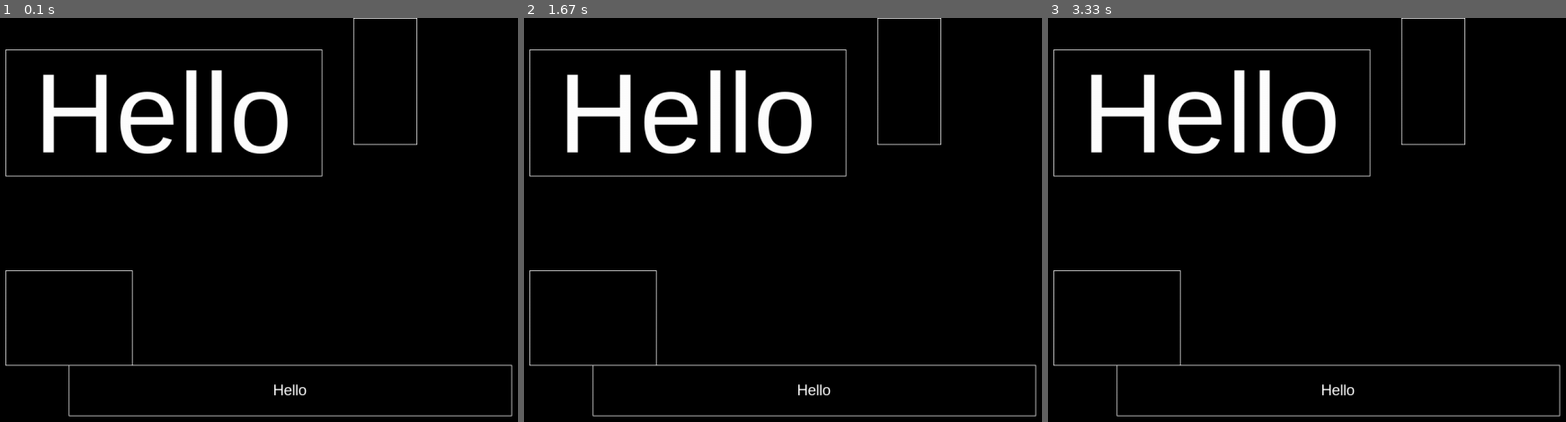
Above: before the commit, frames 1-3 (left to right).
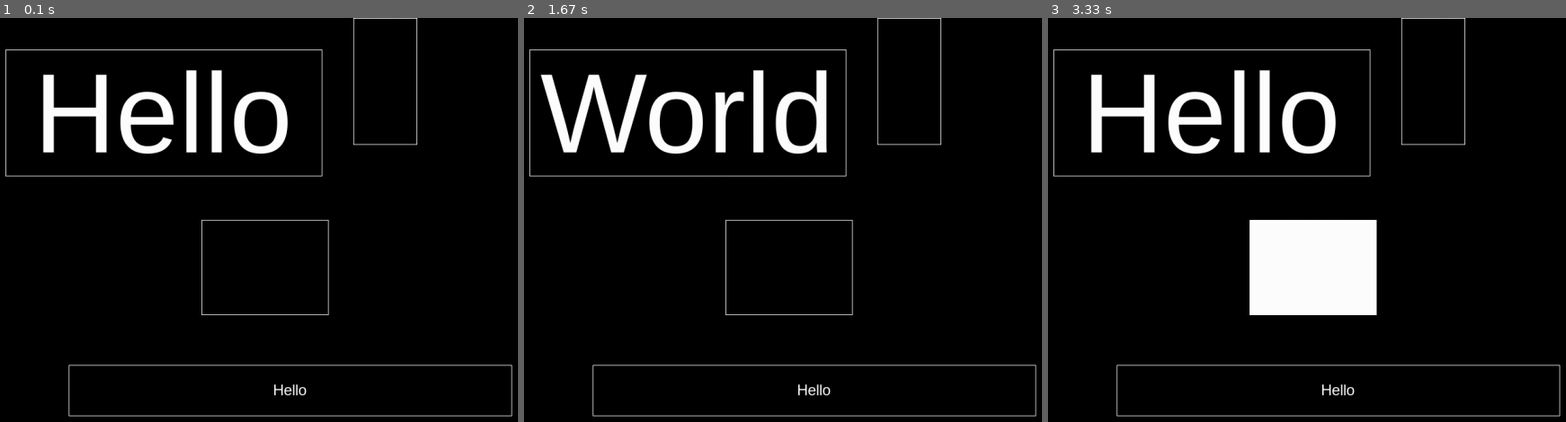
Above: after the commit, the same moments.

Repository: SvenSZim/GPUI
Game: pygame game, started from main.py
The game is run twice, just before and just after one commit, with the same random seed, the same clock (stepped at 60 frames per second) and the same inputs.
Inputs (mouse positions are in pixels of both pictures, inside the frame that each line leads up to):
- Up to frame 1 (0.1 s): no input
- Up to frame 2 (1.67 s): press the mouse at (788, 268) at 0.37 s; move the mouse to (720, 308) at 0.47 s; release the mouse at (648, 349) at 0.6 s; press the mouse at (788, 268) at 0.7 s; move the mouse to (767, 175) at 0.8 s; release the mouse at (741, 82) at 0.93 s; press the mouse at (788, 268) at 1.03 s; move the mouse to (896, 248) at 1.13 s; release the mouse at (1000, 228) at 1.27 s; press the mouse at (788, 268) at 1.37 s; move the mouse to (757, 329) at 1.47 s; release the mouse at (726, 389) at 1.6 s
- Up to frame 3 (3.33 s): press the mouse at (1312, 268) at 1.7 s; move the mouse to (1218, 248) at 1.8 s; release the mouse at (1125, 232) at 1.93 s; press the mouse at (1312, 268) at 2.03 s; move the mouse to (1343, 236) at 2.13 s; release the mouse at (1374, 203) at 2.27 s; press the mouse at (1312, 268) at 2.37 s; move the mouse to (1353, 171) at 2.47 s; release the mouse at (1389, 74) at 2.6 s; press the mouse at (1312, 268) at 2.7 s; move the mouse to (1405, 191) at 2.8 s; release the mouse at (1498, 114) at 2.93 s; press the mouse at (1312, 268) at 3.03 s; move the mouse to (1384, 288) at 3.13 s; release the mouse at (1457, 308) at 3.27 s

The runs differ from the first frame. In frame 1, 0.5% of the frame differs, in the area x 1-64%, y 49-87%; in frame 2, 5.8%; in frame 3, 6.1%.

Commit message:
Simplified creation of UIElements with StaticBody by making them creatable with just their Rect.

Diff:
--- a/main.py
+++ b/main.py
@@ -1,6 +1,7 @@
 import pygame as pg
 from drawer import PygameDrawer, PygameSurface, PygameFont
 
+from ui import Rect
 from ui import InputEvent, InputManager
 from ui import UIRenderer, UIStyleMOON
 
@@ -36,24 +37,21 @@
 
     main_font: UIFont = PygameFont(pg.font.SysFont('Arial', 24))
 
-    objbody1: UIStaticBody = UIStaticBody((600, 0), (100, 200))
-    obj1: UIObjectRenderer = UIObjectRenderer(objbody1)
+    obj1: UIObjectRenderer = UIObjectRenderer(Rect((600, 0), (100, 200)))
 
-    textbody1: UIStaticBody = UIStaticBody((50,50), (500, 200))
-    text1_core: UIText = UIText(textbody1, 'Hello')
+    text1_core: UIText = UIText(Rect((50,50), (500, 200)), 'Hello')
     text1: UIDynamicTextRenderer = UIDynamicTextRenderer(text1_core, 'Arial', 'white')
 
-    textbody2 = UIStaticBody((150,550), (700, 80))
-    text2_core: UIText = UIText(textbody2, 'Hello')
+    text2_core: UIText = UIText(Rect((150,550), (700, 80)), 'Hello')
     text2: UIStaticTextRenderer = UIStaticTextRenderer(text2_core, main_font, 'white')
 
-    textbody = UIDynamicBody((0, 0), (200, 150), relativeObjectsForPosition=(textbody1, textbody2), relativeObjectsForPositionRelationType=(2,0))
-    button_core: UICycleButton = UICycleButton(textbody, numberOfStates=3)
+    textbody = UIDynamicBody((10, -1.0), (200, 150), relativeObjectsForPosition=(text1_core.getBody(), text2_core.getBody()), relativeObjectsForPositionRelationType=(3,1))
+    button_core: UICycleButton = UICycleButton(textbody, numberOfStates=2)
     button: UICycleButtonRenderer = UICycleButtonRenderer(button_core)
     button_core.addTriggerEvent(InputManager.getEvent(InputEvent.MOUSEBUTTONDOWN))
     button_core.addGlobalTriggerEvent(InputManager.getEvent(InputEvent.A_DOWN))
 
-    [button_core.subscribeToButtonEvent(x, switchList, text1, ['Hello World!', 'My', 'name',  'is', 'sven!'], x) for x in range(5)]
+    [button_core.subscribeToButtonEvent(x, switchList, text1, ['Hello', 'World', 'My', 'name',  'is', 'sven!'], x) for x in range(5)]
     button_core.subscribeToButtonEvent(3, setText, text2, 'Moinsen from Button. YOLO ROFL XD :P')
 
     while running:
--- a/ui/objects/UIABC.py
+++ b/ui/objects/UIABC.py
@@ -23,6 +23,16 @@
         """
         self._body = body
         self.update()
+
+    def getBody(self) -> Body:
+        """
+        getBody returns the body of the UIElements
+        (should only be used to create references between the objects like in DynamicBody!)
+
+        Returns:
+            Body = the body of the UIElement
+        """
+        return self._body
 
     def getRect(self) -> Rect:
         """
--- a/ui/objects/uibutton/UIABCButton.py
+++ b/ui/objects/uibutton/UIABCButton.py
@@ -2,11 +2,12 @@
 from typing import Generic, TypeVar
 
 from ui.responsiveness import EventManager
+from ..generic import Rect
 from ..uistyle import UIStyleButtons
 
 from ..UIABC import UIABC
 from ..UIABCRenderer import UIABCRenderer
-from ..uiobjectbody import UIABCBody
+from ..uiobjectbody import UIABCBody, UIStaticBody
 
 
 
@@ -17,7 +18,7 @@
 
     _buttonActive: bool # button active-state
 
-    def __init__(self, body: UIABCBody, buttonActive: bool=True) -> None:
+    def __init__(self, body: UIABCBody | Rect, buttonActive: bool=True) -> None:
         """
         __init__ initializes the UIABCButton values for the UIButtonElement
 
@@ -25,6 +26,8 @@
             body: UIABCBody = the body of the UIButtonElement (for UIABC)
             buttonActive: bool = the button active-state
         """
+        if isinstance(body, Rect):
+            body = UIStaticBody(body)
         super().__init__(body)
         self._buttonActive = buttonActive
 
--- a/ui/objects/uibutton/UIABCClickButton.py
+++ b/ui/objects/uibutton/UIABCClickButton.py
@@ -2,6 +2,7 @@
 from typing import override
 
 from ui.responsiveness import InputManager
+from ..generic import Rect
 from ..uiobjectbody import UIABCBody
 from .UIABCButton import UIABCButton
 
@@ -12,7 +13,7 @@
     (which are clickable buttons).
     """
 
-    def __init__(self, body: UIABCBody, buttonActive: bool=True) -> None:
+    def __init__(self, body: UIABCBody | Rect, buttonActive: bool=True) -> None:
         """
         __init__ initializes the UIABCClickButton values for the UIButtonElement
 
--- a/ui/objects/uibutton/UICycleButton.py
+++ b/ui/objects/uibutton/UICycleButton.py
@@ -22,7 +22,7 @@
     __numberOfStates: int
     __currentState: int
 
-    def __init__(self, body: UIABCBody, buttonActive: bool=True, numberOfStates: int=2, startState: int=0) -> None:
+    def __init__(self, body: UIABCBody | Rect, buttonActive: bool=True, numberOfStates: int=2, startState: int=0) -> None:
         """
         __init__ initializes the UICycleButton instance
 
--- a/ui/objects/uiobject/UIABCObject.py
+++ b/ui/objects/uiobject/UIABCObject.py
@@ -1,8 +1,9 @@
 from abc import ABC
 from typing import Generic, TypeVar
 
+from ..generic import Rect
 from ..uistyle import UIStyleObjects
-from ..uiobjectbody import UIABCBody
+from ..uiobjectbody import UIABCBody, UIStaticBody
 from ..UIABC import UIABC
 from ..UIABCRenderer import UIABCRenderer
 
@@ -10,13 +11,15 @@
     """
     UIABCObject is the abstract base class for all UIObjects.
     """
-    def __init__(self, body: UIABCBody) -> None:
+    def __init__(self, body: UIABCBody | Rect) -> None:
         """
         __init__ initializes the values of UIABCObject for the UIObject
 
         Args:
             body: UIABCBody = the body value for the UIObject (for UIABC)
         """
+        if isinstance(body, Rect):
+            body = UIStaticBody(body)
         super().__init__(body)
 
 
--- a/ui/objects/uiobject/UIObject.py
+++ b/ui/objects/uiobject/UIObject.py
@@ -1,5 +1,6 @@
 from typing import override
 
+from ..generic import Rect
 from ..idrawer import UISurfaceDrawer, UISurface
 from ..uistyle import UIABCStyle, UIStyleObjects
 from ..uiobjectbody import UIABCBody
@@ -14,7 +15,7 @@
     It consists just of its body and a boolean which activates or deactivates itself
     """
 
-    def __init__(self, body: UIABCBody) -> None:
+    def __init__(self, body: UIABCBody | Rect) -> None:
         """
         __init__ initializes the UIObject instance
 
@@ -29,15 +30,15 @@
     UIObjectRender is the UIElementRender for all UIObjects.
     """
 
-    def __init__(self, core: UIObject | UIABCBody, active: bool=True) -> None:
+    def __init__(self, core: UIObject | UIABCBody | Rect, active: bool=True) -> None:
         """
         __init__ initializes the UIObjectRender instance
 
         Args:
-            core: UIObject | UIABCBody = the refering UIObject (Or UIABCBody bcs. they are 'equivalet')
+            core: UIObject | UIABCBody | Rect = the refering UIObject (Or UIABCBody bcs. they are 'equivalet')
             active: bool = active-state of the UIObjectRenderer
         """
-        if isinstance(core, UIABCBody):
+        if not isinstance(core, UIObject):
             core = UIObject(core)
         super().__init__(core, active)
 
--- a/ui/objects/uiobjectbody/UIStaticBody.py
+++ b/ui/objects/uiobjectbody/UIStaticBody.py
@@ -9,7 +9,7 @@
     position and the size of the object are fixed.
     """
 
-    def __init__(self, positionORrect: tuple[int, int] | Rect, size: Optional[tuple[int, int]]) -> None:
+    def __init__(self, positionORrect: tuple[int, int] | Rect, size: Optional[tuple[int, int]]=None) -> None:
         """
         __init__ initializes the UIStaticBody with either a rect or the position and size of the rect.
 
--- a/ui/objects/uitext/UIABCText.py
+++ b/ui/objects/uitext/UIABCText.py
@@ -2,11 +2,11 @@
 from typing import Union, Generic, TypeVar
 
 
-from ..generic import Color
+from ..generic import Color, Rect
 from ..idrawer import UIFont, UISurface, UISurfaceDrawer
 from ..uistyle import UIStyleTexts, UIABCStyle
 
-from ..uiobjectbody import UIABCBody
+from ..uiobjectbody import UIABCBody, UIStaticBody
 from ..UIABC import UIABC
 from ..UIABCRenderer import UIABCRenderer
 
@@ -17,7 +17,7 @@
 
     _content: str # text-content
 
-    def __init__(self, body: UIABCBody, content: str) -> None:
+    def __init__(self, body: UIABCBody | Rect, content: str) -> None:
         """
         __init__ initializes thed values of UIABCText for the UITextElement
 
@@ -25,6 +25,8 @@
             body: UIABCBody = the body of the UITextElement
             content: str = the text-content of the UITextElement
         """
+        if isinstance(body, Rect):
+            body = UIStaticBody(body)
         super().__init__(body)
         self._content = content
 
--- a/ui/objects/uitext/UIText.py
+++ b/ui/objects/uitext/UIText.py
@@ -1,4 +1,5 @@
 
+from ..generic import Rect
 from ..uiobjectbody import UIABCBody
 from .UIABCText import UIABCText
 
@@ -8,7 +9,7 @@
 	It is used to store basic textcontainer for rendering.
 	"""
 
-	def __init__(self, body: UIABCBody, content: str, ) -> None:
+	def __init__(self, body: UIABCBody | Rect, content: str, ) -> None:
 		"""
 		__init__ initializes the UIText instance
 
